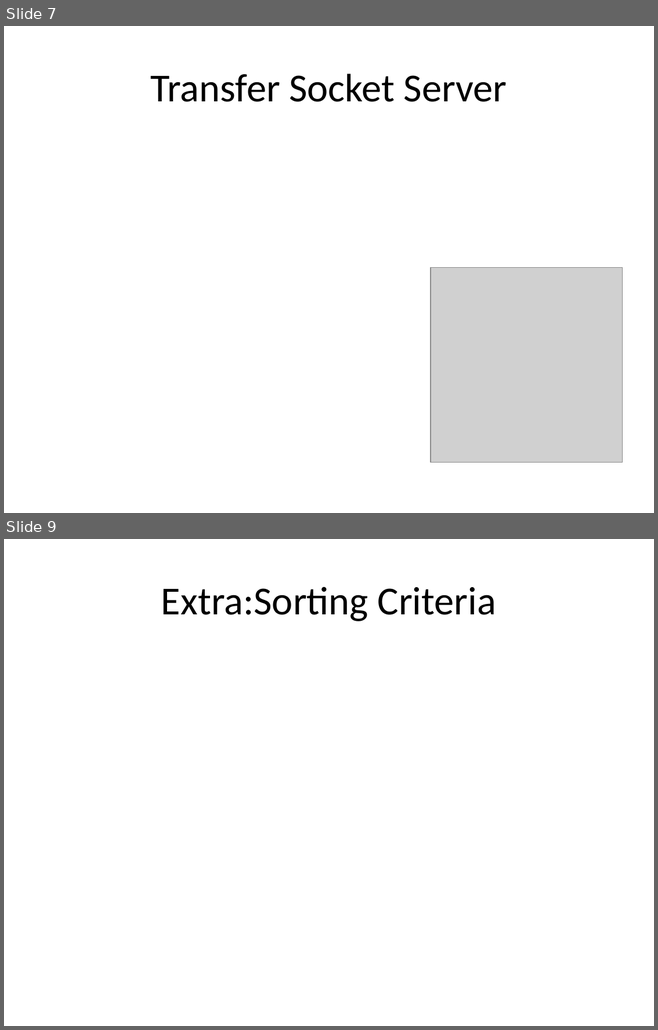
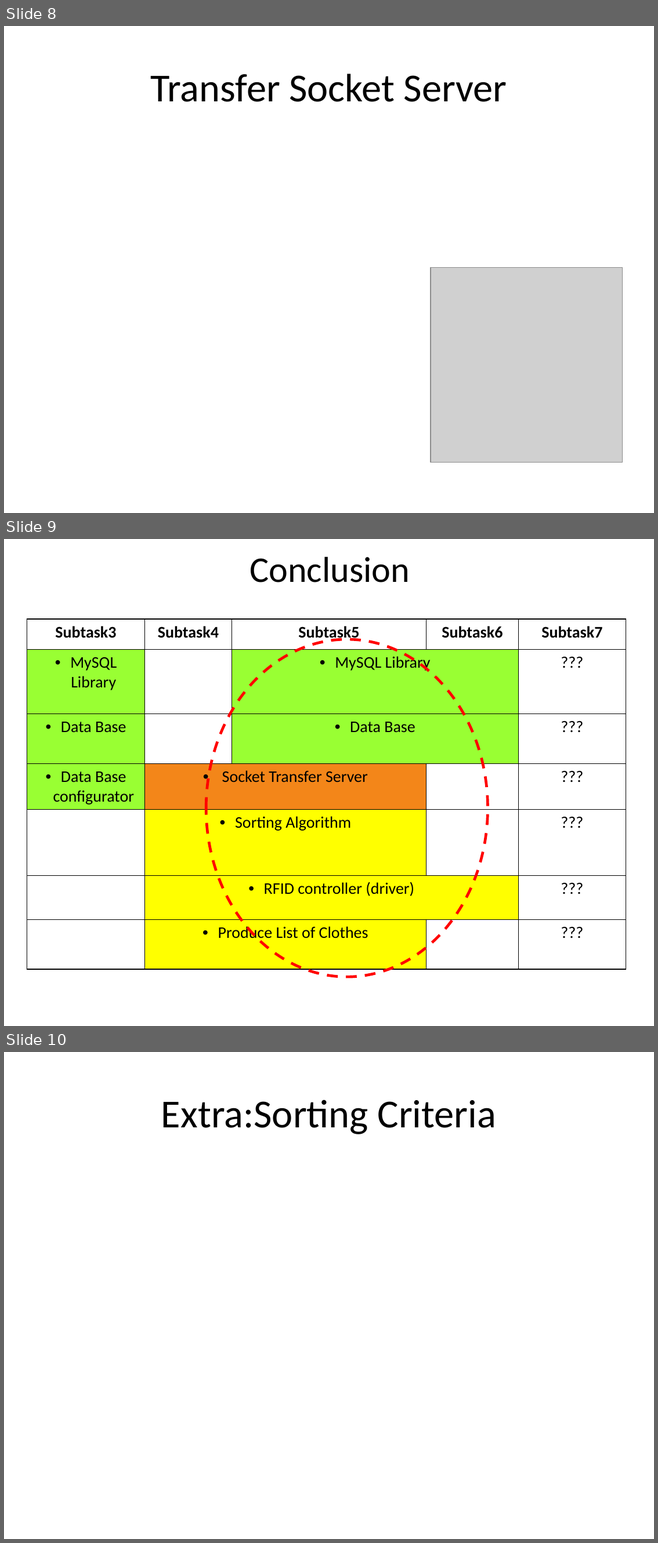
Before and after one commit to isurup/kalle-martin-group, a slide deck: RSD1/presentation/ExamMartin.ppt. Shown one above the other, each under a label of ours: slides 7 and 9 before the commit, slides 8, 9 and 10 after it; the slides between them are not shown. The pictures are 658x1030 and 658x1543 pixels, drawn with LibreOffice and Linux fonts; fonts in the diff are those of the drawing; grey boxes stand for pictures. Boxes give left, top, right and bottom in pixels: in the first picture for what was removed or moved away, otherwise in the second. Text is boxed around its words. In the diff, an @@ line names an element or a change of style, - is before the commit and + after.

```diff
--- a/RSD1/presentation/ExamMartin.ppt
+++ b/RSD1/presentation/ExamMartin.ppt
@@ slide 9 added at (4, 539, 654, 1026), background #FFFFFF @@
@@ title added at (249, 556, 409, 583), 40 pt, text #000000 @@
+Conclusion
@@ table added at (27, 619, 625, 954), 7 rows, 5 columns @@
+Subtask3 | Subtask4 | Subtask5 | Subtask6 | Subtask7
+MySQL Library |  | MySQL Library |  | ???
+Data Base |  | Data Base |  | ???
+Data Base configurator | Socket Transfer Server |  |  | ???
+ | Sorting Algorithm |  |  | ???
+ | RFID controller (driver) |  |  | ???
+ | Produce List of Clothes |  |  | ???
@@ ellipse added at (206, 640, 487, 977), outline #FF0000 3 pt dashed @@
@@ what was slide 7 is now slide 8 @@
@@ what was slide 9 is now slide 10 @@
```
Also in this commit, not shown: 1 slide changed, 1 other slide added, 1 slide removed.
